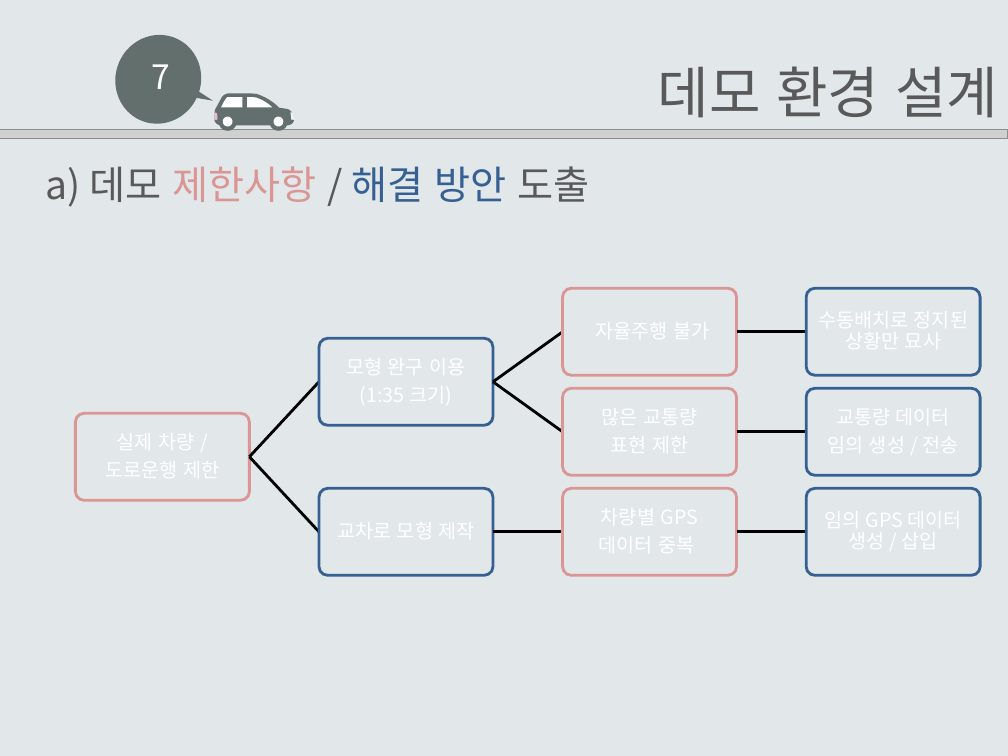
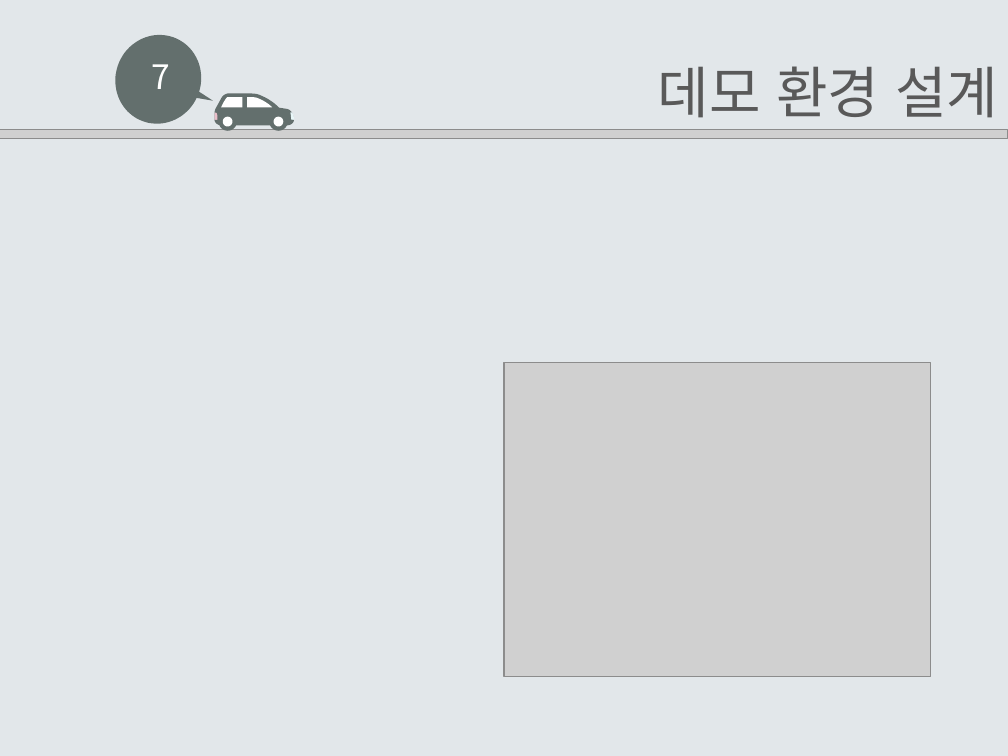
Before and after one commit to EomHeeSang/grad_proj, a slide deck: slide 26 of 발표자료/설계서2-14(엄희상,박주호,김태경).pptx. Drawn at 1008x756 pixels with LibreOffice and Linux fonts; fonts in the diff are those of the drawing; grey boxes stand for pictures. Boxes give left, top, right and bottom in pixels: in the first picture for what was removed or moved away, otherwise in the second. Text is boxed around its words. In the diff, an @@ line names an element or a change of style, - is before the commit and + after.

Commit message:
지적사항답변

```diff
--- a/발표자료/설계서2-14(엄희상,박주호,김태경).pptx
+++ b/발표자료/설계서2-14(엄희상,박주호,김태경).pptx
@@ text removed at (46, 166, 590, 207) @@
-a) 데모 제한사항 / 해결 방안 도출
@@ picture added at (504, 362, 930, 676) @@
@@ group removed at (76, 288, 981, 575): 9 rounded rectangles, 8 freeform shapes @@
```
Also in this commit, not shown: 4 other files.
